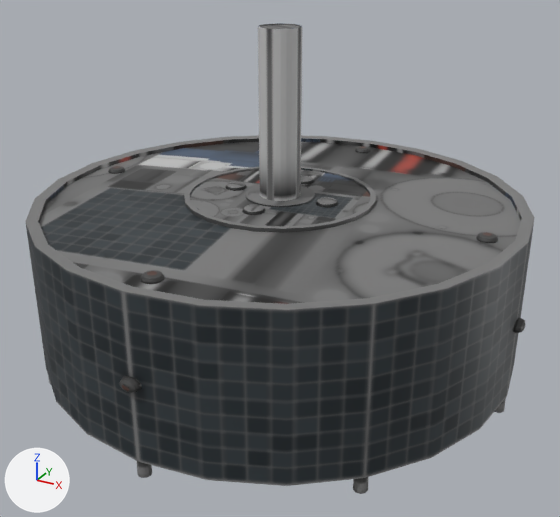
What one commit did to the Blender file HS-303/Intelsat II.blend.
Camera for both pictures: a 50 mm camera at (0.637, -1.159, 0.67) aimed at (0.01, -0.018, 0.1). The axes (+X, +Y, +Z) are drawn at lower left. The lights are the same throughout.
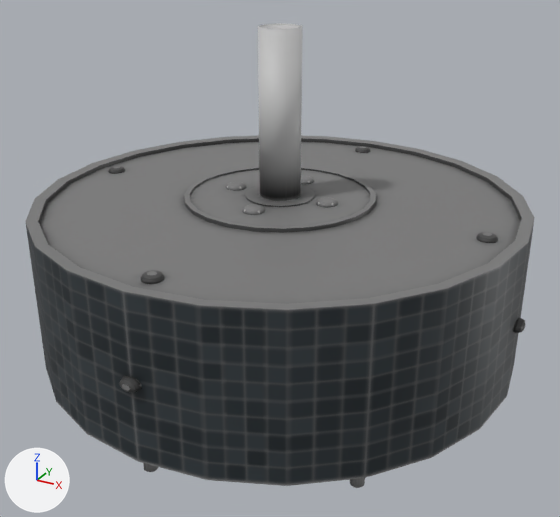
Where the newer file only moved an object's origin or applied its transform, the numbers keep the older frame.

Changed parts and their boxes (x1, y1, x2, y2) in the pictures (560 x 517 px):
'Cylinder.007', moved (not visible afterwards)
    before: (353, 477, 368, 494)
'Cylinder.002', moved (not visible afterwards)
    before: (137, 461, 152, 478)
'Cylinder.013', moved (not visible afterwards)
    before: (494, 398, 506, 413)
part 1 of me_cylinder_017, surface changed
    both: (38, 138, 522, 304)
part 2 of me_cylinder_001, shading changed
    both: (258, 23, 302, 201)

The change, as a list of edits to the scene's bpy script:
```text
Change me_cylinder_017:
    used by ob_body; parent = ob_empty; location = (0.0, 0.0, 0.0); scale = (0.958, 0.958, 1.0)
    remove me_cylinder_017.from_pydata(...)  # 577 vertices, 577 faces; spans x -0.464..0.464, y -0.464..0.464, z -0.428..0.231
    add me_cylinder_017.from_pydata(...)  # 506 vertices, 505 faces; spans x -0.464..0.464, y -0.464..0.464, z -0.428..0.231
    me_cylinder_017 part 1: 265 kept faces spanning x -0.464..0.464, y -0.464..0.464, z -0.209..0.231 get new texture (UV) coordinates
Change me_cylinder_001:
    used by ob_antenna; parent = ob_empty; location = (0.0, 0.0, -0.24)
    remove me_cylinder_001.from_pydata(...)  # 144 vertices, 122 faces; spans x -0.037..0.037, y -0.037..0.037, z 0.459..0.912
    add me_cylinder_001.from_pydata(...)  # 121 vertices, 121 faces; spans x -0.037..0.037, y -0.037..0.037, z 0.459..0.912
    me_cylinder_001 part 2: 97 kept faces spanning x -0.037..0.037, y -0.037..0.037, z 0.459..0.912 are now shaded smooth
Change ob_cylinder_007:
    ob_cylinder_007.location: (0.305, -0.305, 0.182) -> (0.295, 0.295, 0.182)
Change ob_cylinder_002:
    ob_cylinder_002.location: (0.0, -0.432, 0.182) -> (0.0, 0.417, 0.182)
Change ob_cylinder_013:
    ob_cylinder_013.location: (0.432, 0.0, 0.182) -> (-0.295, 0.295, 0.182)
```
